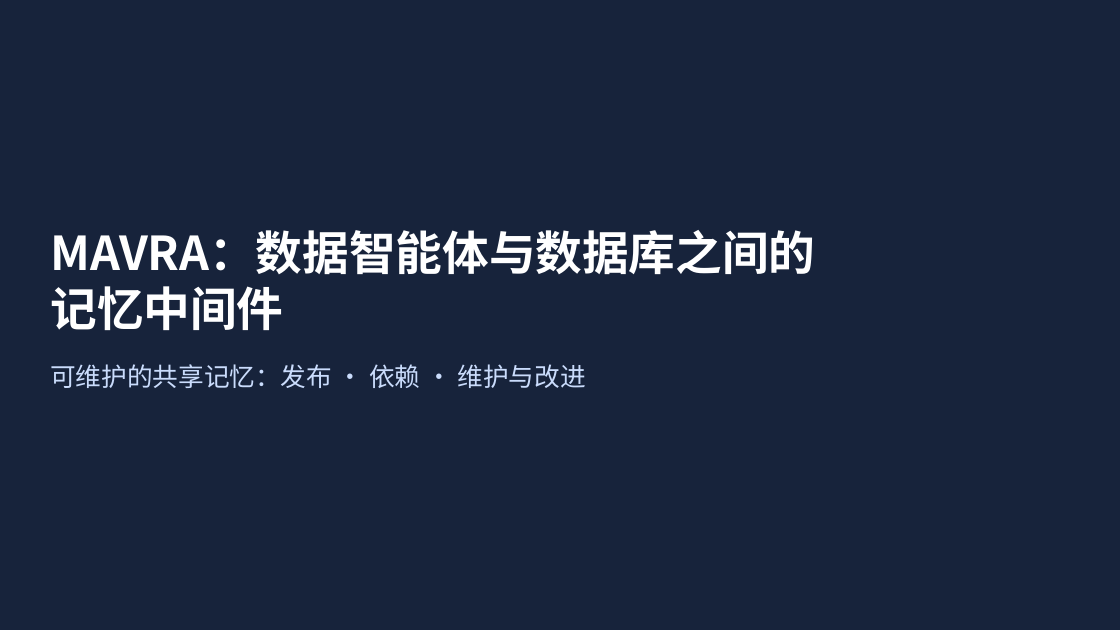
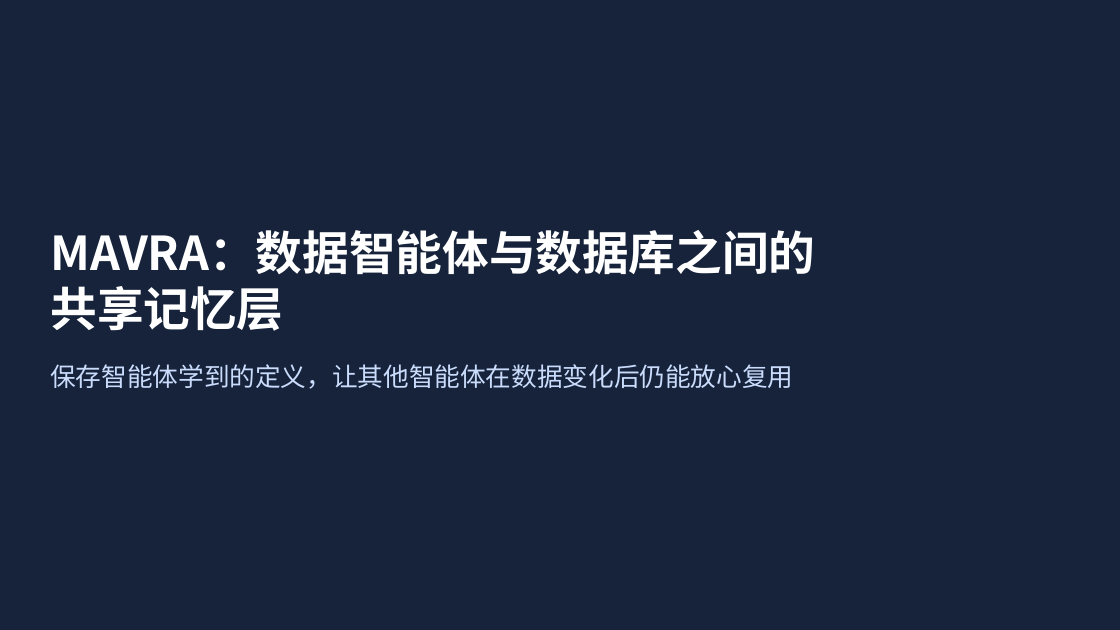
Before and after one commit to mmmttt000045/agent4db-adapter, a slide deck: slide 1 of docs/mavra-system.pptx. Drawn at 1120x630 pixels with LibreOffice and Linux fonts; fonts in the diff are those of the drawing. Boxes give left, top, right and bottom in pixels: in the first picture for what was removed or moved away, otherwise in the second. Text is boxed around its words. In the diff, an @@ line names an element or a change of style, - is before the commit and + after.

```diff
--- a/docs/mavra-system.pptx
+++ b/docs/mavra-system.pptx
@@ title at (50, 286, 283, 331): text changed @@
-记忆中间件
+共享记忆层
@@ text at (50, 364, 793, 389): text changed @@
-可维护的共享记忆：发布 · 依赖 · 维护与改进
+保存智能体学到的定义，让其他智能体在数据变化后仍能放心复用
```
Also in this commit, not shown: 9 other slides changed, 2 other files.
